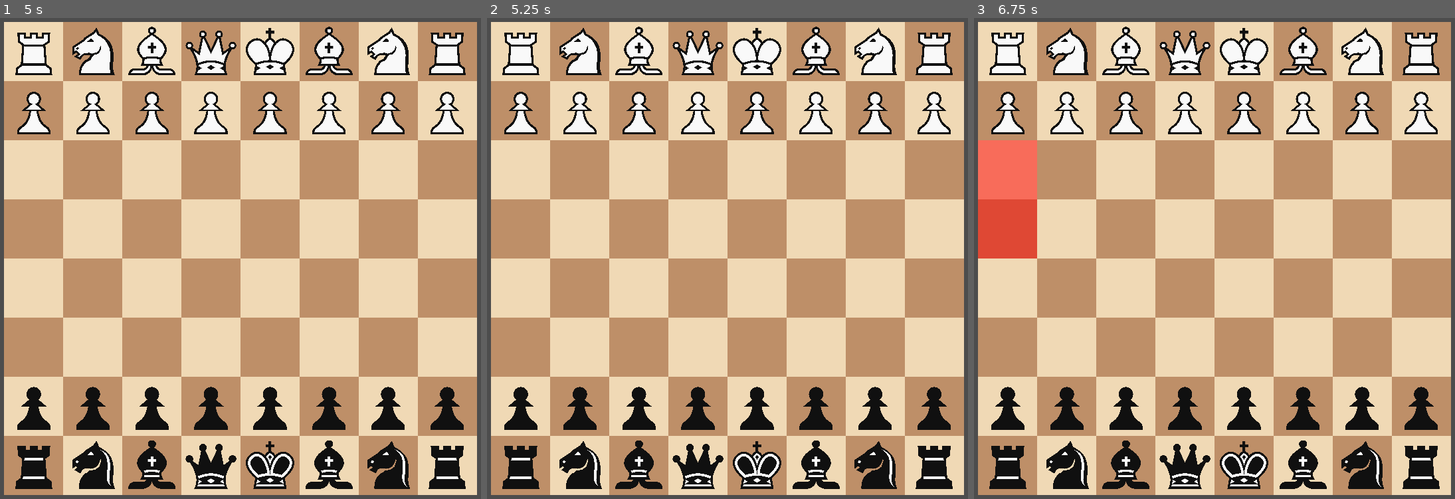
Above: before the commit, frames 1-3 (left to right).
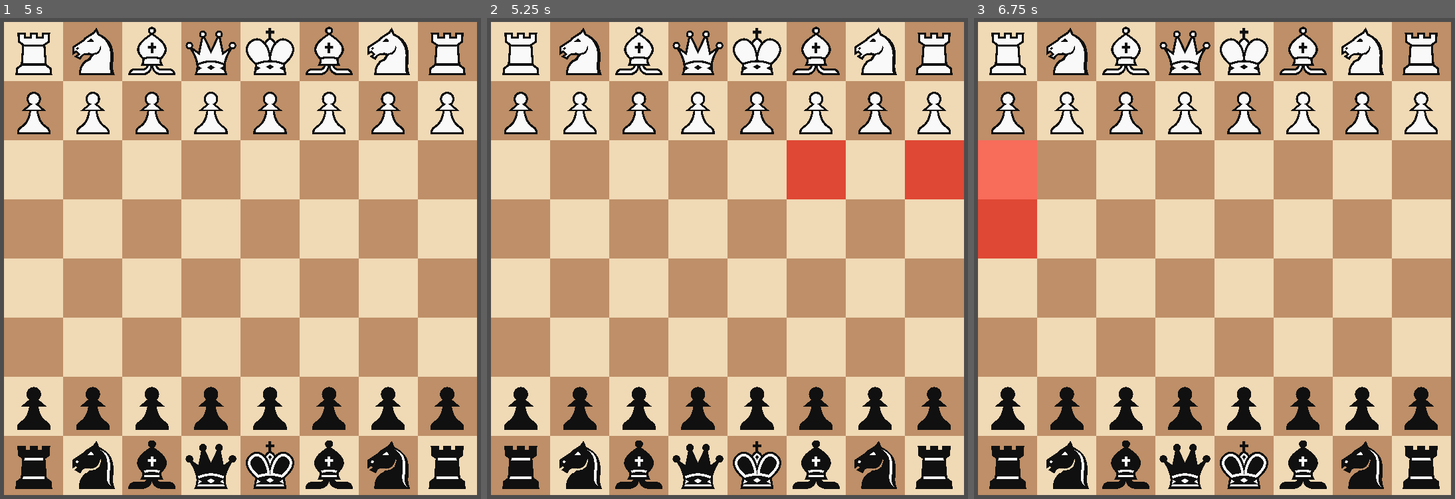
Above: after the commit, the same moments.

Repository: imaducklol/chess
Game: Godot game, scene res://main.tscn
Same seed, same stepped clock (60 frames per second), same inputs: the game is played once before the commit and once after it.
Inputs (mouse positions are in pixels of both pictures, inside the frame that each line leads up to):
- Up to frame 1 (5 s): click (33, 51) at 0.52 s; click (91, 51) at 1.27 s; click (153, 51) at 2.02 s; click (211, 51) at 2.77 s; click (269, 51) at 3.52 s; click (327, 51) at 4.27 s
- Up to frame 2 (5.25 s): click (876, 51) at 5.02 s
- Up to frame 3 (6.75 s): click (1421, 51) at 5.77 s; click (1007, 109) at 6.52 s

Frame 1 is identical in both runs. In frame 2, 3.0% of the frame differs, in the area x 62-100%, y 25-38%; in frame 3, nothing differs.

Commit message:
Complete movement and basic turn changing

Diff:
--- a/scripts/board.gd
+++ b/scripts/board.gd
@@ -17,6 +17,7 @@
 	board_helper.load_from_fen(board, turn, "rnbqkbnr/pppppppp/8/8/8/8/PPPPPPPP/RNBQKBNR w KQkq - 0 1", board_updated)
 	#board_helper.load_from_fen(board, turn, "rnbqkbnr/pp1ppppp/8/2p5/4P3/8/PPPP1PPP/RNBQKBNR w KQkq c6 0 2", board_updated)
 	#board_helper.load_from_fen(board, turn, "8/8/8/4Q3/8/8/8/8 w KQkq c6 0 2", board_updated)
+	print(turn)
 
 func move(src: int, dest: int) -> void:
 	var piece := board[src]
@@ -38,78 +39,89 @@
 
 	board[dest] = board[src]
 	board[src] = Piece.new()
+	turn = !turn
 
 func get_moves(pos: int) -> Array[int]:
 	var piece := board[pos]
 
+	print(piece.team, " ", turn)
+	if not (piece.team == Piece.Team.WHITE) == turn:
+		print("skipped")
+		return []
+
 	match piece.type:
 		Piece.Type.PAWN:
-			return pawn_moves(piece, pos)
+			return _pawn_moves(piece, pos)
 		Piece.Type.KING:
-			return king_moves(piece, pos)
+			return _king_moves(piece, pos)
 		Piece.Type.QUEEN:
-			return queen_moves(piece, pos)
+			return _queen_moves(piece, pos)
 		Piece.Type.BISHOP:
-			return bishop_moves(piece, pos)
+			return _bishop_moves(piece, pos)
 		Piece.Type.KNIGHT:
-			return knight_moves(piece, pos)
+			return _knight_moves(piece, pos)
 		Piece.Type.ROOK:
-			return rook_moves(piece, pos)
+			return _rook_moves(piece, pos)
 	return []
 
-func valid_position(pos: int) -> bool:
+func _valid_position(pos: int) -> bool:
 	return 0 <= pos and pos <= 63
 
-func pos_is_enemy_of(piece: Piece, pos: int) -> bool:
-	if valid_position(pos):
+func _pos_is_enemy_of(piece: Piece, pos: int) -> bool:
+	if _valid_position(pos):
 		return piece.is_enemy_of(board[pos])
 	return false
 
-func pos_is_ally_of(piece: Piece, pos: int) -> bool:
-	if valid_position(pos):
+func _pos_is_ally_of(piece: Piece, pos: int) -> bool:
+	if _valid_position(pos):
 		return piece.is_ally_of(board[pos])
 	return false
 
-func pos_is_none(pos: int) -> bool:
-	if valid_position(pos):
+func _pos_is_none(pos: int) -> bool:
+	if _valid_position(pos):
 		return board[pos].is_none()
 	return false
 
-func pawn_moves(piece: Piece, pos: int) -> Array[int]:
+func _pawn_moves(piece: Piece, pos: int) -> Array[int]:
 	var moves: Array[int]
 	if piece.team == Piece.Team.WHITE:
 		# Check for attackable squares
-		if pos_is_enemy_of(piece, pos + 7): moves.append(pos + 7)
-		if pos_is_enemy_of(piece, pos + 9): moves.append(pos + 9)
+		if _pos_is_enemy_of(piece, pos + 7): moves.append(pos + 7)
+		if _pos_is_enemy_of(piece, pos + 9): moves.append(pos + 9)
 		# Forwards!
-		if pos_is_none(pos + 8): moves.append(pos + 8)
+		if _pos_is_none(pos + 8): moves.append(pos + 8)
 		# Double!
-		if pos_is_none(pos + 16) and not piece.has_moved: moves.append(pos + 16)
+		if _pos_is_none(pos + 16) and not piece.has_moved: moves.append(pos + 16)
 	else:
 		# Check for attackable squares
-		if pos_is_enemy_of(piece, pos - 7): moves.append(pos - 7)
-		if pos_is_enemy_of(piece, pos - 9): moves.append(pos - 9)
+		if _pos_is_enemy_of(piece, pos - 7): moves.append(pos - 7)
+		if _pos_is_enemy_of(piece, pos - 9): moves.append(pos - 9)
 		# Forwards!
-		if pos_is_none(pos - 8): moves.append(pos - 8)
+		if _pos_is_none(pos - 8): moves.append(pos - 8)
 		# Double!
-		if pos_is_none(pos - 16) and not piece.has_moved: moves.append(pos - 16)
+		if _pos_is_none(pos - 16) and not piece.has_moved: moves.append(pos - 16)
 	# En Passant - Holy Hell
 	# Second array access is validated by the first function call
 	#if pos_is_enemy_of(piece, pos + 1) and board[pos + 1].just_double_moved: moves.append(pos + 1)
 	#if pos_is_enemy_of(piece, pos - 1) and board[pos - 1].just_double_moved: moves.append(pos - 1)
 	return moves
 
-func king_moves(piece: Piece, pos: int) -> Array[int]:
+func _king_moves(piece: Piece, pos: int) -> Array[int]:
 	var moves: Array[int]
 	# Unit circle
-	if not pos_is_ally_of(piece, pos + 7): moves.append(pos + 7)
-	if not pos_is_ally_of(piece, pos + 8): moves.append(pos + 8)
-	if not pos_is_ally_of(piece, pos + 9): moves.append(pos + 9)
-	if not pos_is_ally_of(piece, pos - 1): moves.append(pos - 1)
-	if not pos_is_ally_of(piece, pos + 1): moves.append(pos + 1)
-	if not pos_is_ally_of(piece, pos - 7): moves.append(pos - 7)
-	if not pos_is_ally_of(piece, pos - 8): moves.append(pos - 8)
-	if not pos_is_ally_of(piece, pos - 9): moves.append(pos - 9)
+	@warning_ignore("integer_division")
+	var vec_pos := Vector2(pos % 8, pos / 8)
+	for diff: int in [1, 7, 8, 9]:
+		for mult: int in [-1, 1]:
+			var dest = pos + diff * mult
+			@warning_ignore("integer_division")
+			var vec_dest = Vector2(dest % 8, dest / 8)
+			print(vec_dest)
+			if abs(vec_dest.x - vec_pos.x) > 1 or abs(vec_dest.y - vec_pos.y) > 1 or not _valid_position(dest):
+				print("stinky king")
+				continue
+			if not _pos_is_ally_of(piece, dest): moves.append(dest)
+
 	# Castling?!
 	# Array accesses protected by piece.has_moved in most cases (won't work for other game modes)
 	if piece.has_moved: return moves
@@ -119,48 +131,48 @@
 		moves.append(pos + 2)
 	return moves
 
-func straight_moves(piece: Piece, pos: int) -> Array[int]:
+func _straight_moves(piece: Piece, pos: int) -> Array[int]:
 	var moves: Array[int]
 	@warning_ignore("integer_division")
 	var row: int = pos / 8
 	var column: int = pos % 8
 	for i in range(-1, -8, -1):
 		var dest := pos + 8*i
-		if pos_is_none(dest) and dest % 8 == column:
-			moves.append(dest)
-		elif pos_is_enemy_of(piece, dest):
+		if _pos_is_none(dest) and dest % 8 == column:
+			moves.append(dest)
+		elif _pos_is_enemy_of(piece, dest):
 			moves.append(dest)
 			break
 		else: break
 	for i in range(1, 8):
 		var dest := pos + 8*i
-		if pos_is_none(dest) and dest % 8 == column:
-			moves.append(dest)
-		elif pos_is_enemy_of(piece, dest):
+		if _pos_is_none(dest) and dest % 8 == column:
+			moves.append(dest)
+		elif _pos_is_enemy_of(piece, dest):
 			moves.append(dest)
 			break
 		else: break
 	for i in range(-1, -8, -1):
 		var dest := pos + i
 		@warning_ignore("integer_division")
-		if pos_is_none(dest) and dest / 8 == row:
-			moves.append(dest)
-		elif pos_is_enemy_of(piece, dest):
+		if _pos_is_none(dest) and dest / 8 == row:
+			moves.append(dest)
+		elif _pos_is_enemy_of(piece, dest):
 			moves.append(dest)
 			break
 		else: break
 	for i in range(1, 8):
 		var dest := pos + i
 		@warning_ignore("integer_division")
-		if pos_is_none(dest) and dest / 8 == row:
-			moves.append(dest)
-		elif pos_is_enemy_of(piece, dest):
-			moves.append(dest)
-			break
-		else: break
-	return moves
-
-func diagonal_moves(piece: Piece, pos: int) -> Array[int]:
+		if _pos_is_none(dest) and dest / 8 == row:
+			moves.append(dest)
+		elif _pos_is_enemy_of(piece, dest):
+			moves.append(dest)
+			break
+		else: break
+	return moves
+
+func _diagonal_moves(piece: Piece, pos: int) -> Array[int]:
 	var moves: Array[int]
 	@warning_ignore("integer_division")
 	var prev:= Vector2(pos % 8, pos / 8)
@@ -171,9 +183,9 @@
 			break
 		@warning_ignore("integer_division")
 		prev = Vector2(dest % 8, dest / 8)
-		if pos_is_none(dest):
-			moves.append(dest)
-		elif pos_is_enemy_of(piece, dest):
+		if _pos_is_none(dest):
+			moves.append(dest)
+		elif _pos_is_enemy_of(piece, dest):
 			moves.append(dest)
 			break
 		else: break
@@ -186,9 +198,9 @@
 			break
 		@warning_ignore("integer_division")
 		prev = Vector2(dest % 8, dest / 8)
-		if pos_is_none(dest):
-			moves.append(dest)
-		elif pos_is_enemy_of(piece, dest):
+		if _pos_is_none(dest):
+			moves.append(dest)
+		elif _pos_is_enemy_of(piece, dest):
 			moves.append(dest)
 			break
 		else: break
@@ -201,9 +213,9 @@
 			break
 		@warning_ignore("integer_division")
 		prev = Vector2(dest % 8, dest / 8)
-		if pos_is_none(dest):
-			moves.append(dest)
-		elif pos_is_enemy_of(piece, dest):
+		if _pos_is_none(dest):
+			moves.append(dest)
+		elif _pos_is_enemy_of(piece, dest):
 			moves.append(dest)
 			break
 		else: break
@@ -216,26 +228,31 @@
 			break
 		@warning_ignore("integer_division")
 		prev = Vector2(dest % 8, dest / 8)
-		if pos_is_none(dest):
-			moves.append(dest)
-		elif pos_is_enemy_of(piece, dest):
-			moves.append(dest)
-			break
-		else: break
-	return moves
-
-func queen_moves(piece: Piece, pos: int) -> Array[int]:
-	var moves: Array[int]
-	moves.append_array(straight_moves(piece, pos))
-	moves.append_array(diagonal_moves(piece, pos))
-	return moves
-
-func bishop_moves(piece: Piece, pos: int) -> Array[int]:
-	return diagonal_moves(piece, pos)
-
-func knight_moves(piece: Piece, pos: int) -> Array[int]:
-	var moves: Array[int]
-	return moves
-
-func rook_moves(piece: Piece, pos: int) -> Array[int]:
-	return straight_moves(piece, pos)
+		if _pos_is_none(dest):
+			moves.append(dest)
+		elif _pos_is_enemy_of(piece, dest):
+			moves.append(dest)
+			break
+		else: break
+	return moves
+
+func _queen_moves(piece: Piece, pos: int) -> Array[int]:
+	var moves: Array[int]
+	moves.append_array(_straight_moves(piece, pos))
+	moves.append_array(_diagonal_moves(piece, pos))
+	return moves
+
+func _bishop_moves(piece: Piece, pos: int) -> Array[int]:
+	return _diagonal_moves(piece, pos)
+
+func _knight_moves(piece: Piece, pos: int) -> Array[int]:
+	var moves: Array[int]
+	for diff: int in [-17, -15, -10, -6, 6, 10, 15, 17]:
+		var dest := pos + diff
+		if abs(dest % 8 - pos % 8) > 2 or abs(dest / 8 - pos / 8) > 2:
+			continue
+		if _valid_position(dest) and not _pos_is_ally_of(piece, dest): moves.append(dest)
+	return moves
+
+func _rook_moves(piece: Piece, pos: int) -> Array[int]:
+	return _straight_moves(piece, pos)
--- a/scripts/board_helper.gd
+++ b/scripts/board_helper.gd
@@ -35,8 +35,7 @@
 			j += 1
 
 	match segments[1]:
-		'w': turn = true
-		'b': turn = false
+		'w': GlobalBoard.turn = true
+		'b': GlobalBoard.turn = false
 		_: printerr("Error in loading fen: Character `", segments[1], "` not recognized as a team")
-	print(turn)
 	board_updated.emit()
